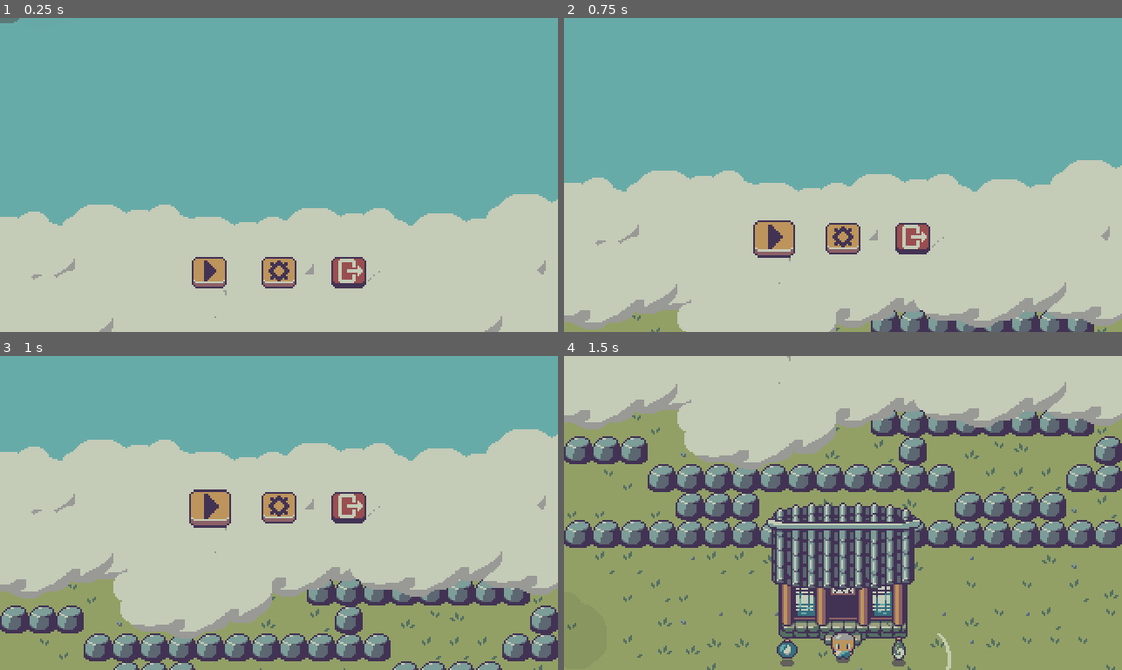
Above: before the commit, frames 1-4 (two rows, left to right).
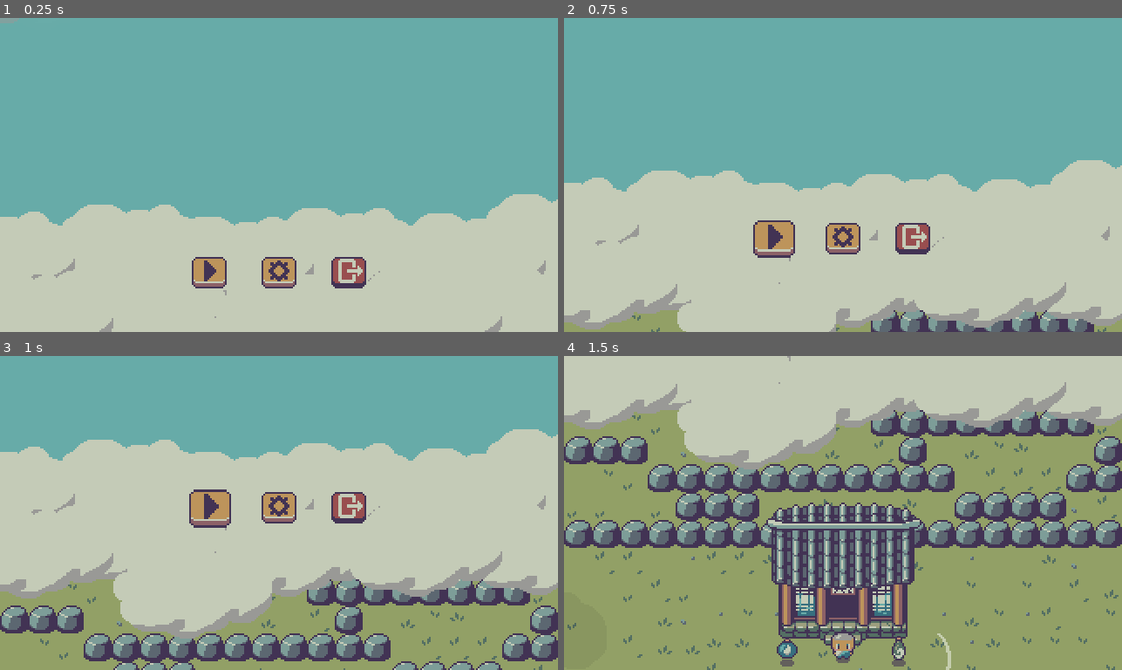
Above: after the commit, the same moments.

Repository: Boyquotes/cloud-keeper
Game: Godot game, scene res://Main.tscn
Same seed, same stepped clock (60 frames per second), same inputs: the game is played once before the commit and once after it.
Inputs (mouse positions are in pixels of both pictures, inside the frame that each line leads up to):
- Up to frame 1 (0.25 s): no input
- Up to frame 2 (0.75 s): click (776, 272) at 0.5 s
- Up to frame 3 (1 s): no input
- Up to frame 4 (1.5 s): move the mouse to (965, 497) at 1.27 s; hold D (move_right) from 1.28 s (still down); click (965, 497) at 1.35 s

The runs differ from the first frame. In frame 1, less than 0.1% of the frame differs, in the area x 0-4%, y 0-2%; in frame 2, nothing differs; in frame 3, nothing differs; in frame 4, nothing differs.

Commit message:
Improved feedback of cloud/wind energy loss

Diff:
--- a/src/scenes/shrine/Shrine.gd
+++ b/src/scenes/shrine/Shrine.gd
@@ -11,7 +11,7 @@
 	if area.is_in_group("enemy"):
 		area.queue_free()
 		StatsManager.take_damage()
-		AudioManager.hurt_sfx.play_sfx()
+		AudioManager.explosion_sfx.play_sfx()
 		animation_player.play("flinch")
 
 func _on_AnimationPlayer2_animation_finished(anim_name: String) -> void:
--- a/src/scenes/world/World.tscn
+++ b/src/scenes/world/World.tscn
@@ -149,7 +149,7 @@
 
 [sub_resource type="Gradient" id=2]
 offsets = PoolRealArray( 0.00645161, 0.490323, 1 )
-colors = PoolColorArray( 0, 0, 0, 0, 1, 1, 1, 1, 1, 1, 1, 0 )
+colors = PoolColorArray( 1, 1, 1, 0, 1, 1, 1, 1, 1, 1, 1, 0 )
 
 [sub_resource type="GradientTexture" id=3]
 gradient = SubResource( 2 )
--- a/src/ui/hud/HUD.gd
+++ b/src/ui/hud/HUD.gd
@@ -12,6 +12,8 @@
 onready var wind_tween: Tween = $"%WindTween"
 onready var shrine: VBoxContainer = $Shrine
 onready var rain_timer: CenterContainer = $"%RainTimer"
+onready var cloud_animation_player: AnimationPlayer = $"%CloudAnimationPlayer"
+onready var wind_animation_player: AnimationPlayer = $"%WindAnimationPlayer"
 
 func _ready() -> void:
 	EventBus.connect("game_start", self, "_on_game_start")
@@ -41,10 +43,14 @@
 
 func _on_cloud_energy_updated(energy, energy_max):
 	cloud_bar.max_value = energy_max
+	if cloud_bar.value > energy:
+		cloud_animation_player.play("flash")
 	cloud_bar.value = energy
 
 func _on_wind_energy_updated(energy, energy_max):
 	wind_bar.max_value = energy_max
+	if wind_bar.value > energy:
+		wind_animation_player.play("flash")
 	wind_bar.value = energy
 
 func _on_game_start():
--- a/src/ui/hud/HUD.tscn
+++ b/src/ui/hud/HUD.tscn
@@ -10,6 +10,62 @@
 
 [sub_resource type="Theme" id=1]
 
+[sub_resource type="Animation" id=19]
+length = 0.001
+tracks/0/type = "value"
+tracks/0/path = NodePath(".:tint_progress")
+tracks/0/interp = 1
+tracks/0/loop_wrap = true
+tracks/0/imported = false
+tracks/0/enabled = true
+tracks/0/keys = {
+"times": PoolRealArray( 0 ),
+"transitions": PoolRealArray( 1 ),
+"update": 0,
+"values": [ Color( 0.333333, 0.439216, 0.392157, 1 ) ]
+}
+tracks/1/type = "value"
+tracks/1/path = NodePath(".:rect_scale")
+tracks/1/interp = 1
+tracks/1/loop_wrap = true
+tracks/1/imported = false
+tracks/1/enabled = true
+tracks/1/keys = {
+"times": PoolRealArray( 0 ),
+"transitions": PoolRealArray( 1 ),
+"update": 0,
+"values": [ Vector2( 1, 1 ) ]
+}
+
+[sub_resource type="Animation" id=18]
+resource_name = "flash"
+length = 0.1
+step = 0.05
+tracks/0/type = "value"
+tracks/0/path = NodePath(".:tint_progress")
+tracks/0/interp = 1
+tracks/0/loop_wrap = true
+tracks/0/imported = false
+tracks/0/enabled = true
+tracks/0/keys = {
+"times": PoolRealArray( 0, 0.05 ),
+"transitions": PoolRealArray( 1, 1 ),
+"update": 1,
+"values": [ Color( 0.772549, 0.8, 0.721569, 1 ), Color( 0.333333, 0.439216, 0.392157, 1 ) ]
+}
+tracks/1/type = "value"
+tracks/1/path = NodePath(".:rect_scale")
+tracks/1/interp = 1
+tracks/1/loop_wrap = true
+tracks/1/imported = false
+tracks/1/enabled = true
+tracks/1/keys = {
+"times": PoolRealArray( 0, 0.05 ),
+"transitions": PoolRealArray( 1, 1 ),
+"update": 0,
+"values": [ Vector2( 2, 1 ), Vector2( 1, 1 ) ]
+}
+
 [sub_resource type="AtlasTexture" id=6]
 atlas = ExtResource( 5 )
 region = Rect2( 32, 0, 16, 16 )
@@ -17,6 +73,62 @@
 [sub_resource type="AtlasTexture" id=8]
 atlas = ExtResource( 5 )
 region = Rect2( 0, 0, 8, 8 )
+
+[sub_resource type="Animation" id=16]
+length = 0.001
+tracks/0/type = "value"
+tracks/0/path = NodePath("ControlLayout/CloudMeter/CenterContainer/CloudBar:tint_progress")
+tracks/0/interp = 1
+tracks/0/loop_wrap = true
+tracks/0/imported = false
+tracks/0/enabled = true
+tracks/0/keys = {
+"times": PoolRealArray( 0 ),
+"transitions": PoolRealArray( 1 ),
+"update": 0,
+"values": [ Color( 0.219608, 0.439216, 0.501961, 1 ) ]
+}
+tracks/1/type = "value"
+tracks/1/path = NodePath("ControlLayout/CloudMeter/CenterContainer/CloudBar:rect_scale")
+tracks/1/interp = 1
+tracks/1/loop_wrap = true
+tracks/1/imported = false
+tracks/1/enabled = true
+tracks/1/keys = {
+"times": PoolRealArray( 0 ),
+"transitions": PoolRealArray( 1 ),
+"update": 0,
+"values": [ Vector2( 1, 1 ) ]
+}
+
+[sub_resource type="Animation" id=17]
+resource_name = "flash"
+length = 0.1
+step = 0.05
+tracks/0/type = "value"
+tracks/0/path = NodePath("ControlLayout/CloudMeter/CenterContainer/CloudBar:tint_progress")
+tracks/0/interp = 1
+tracks/0/loop_wrap = true
+tracks/0/imported = false
+tracks/0/enabled = true
+tracks/0/keys = {
+"times": PoolRealArray( 0, 0.05 ),
+"transitions": PoolRealArray( 1, 1 ),
+"update": 1,
+"values": [ Color( 0.772549, 0.8, 0.721569, 1 ), Color( 0.219608, 0.439216, 0.501961, 1 ) ]
+}
+tracks/1/type = "value"
+tracks/1/path = NodePath("ControlLayout/CloudMeter/CenterContainer/CloudBar:rect_scale")
+tracks/1/interp = 1
+tracks/1/loop_wrap = true
+tracks/1/imported = false
+tracks/1/enabled = true
+tracks/1/keys = {
+"times": PoolRealArray( 0, 0.05 ),
+"transitions": PoolRealArray( 1, 1 ),
+"update": 0,
+"values": [ Vector2( 2, 1 ), Vector2( 1, 1 ) ]
+}
 
 [sub_resource type="AtlasTexture" id=5]
 atlas = ExtResource( 5 )
@@ -79,19 +191,20 @@
 margin_right = 16.0
 margin_bottom = 172.0
 mouse_filter = 2
+custom_constants/separation = 0
 alignment = 2
 
 [node name="Control" type="Control" parent="ControlLayout/WindMeter"]
-margin_top = 84.0
-margin_right = 16.0
-margin_bottom = 84.0
+margin_top = 92.0
+margin_right = 16.0
+margin_bottom = 92.0
 mouse_filter = 2
 size_flags_horizontal = 3
 
 [node name="CenterContainer" type="CenterContainer" parent="ControlLayout/WindMeter"]
-margin_top = 88.0
-margin_right = 16.0
-margin_bottom = 152.0
+margin_top = 92.0
+margin_right = 16.0
+margin_bottom = 156.0
 mouse_filter = 2
 
 [node name="WindBar" type="TextureProgress" parent="ControlLayout/WindMeter/CenterContainer"]
@@ -100,6 +213,7 @@
 margin_right = 10.0
 margin_bottom = 64.0
 rect_min_size = Vector2( 4, 64 )
+rect_pivot_offset = Vector2( 2, 32 )
 mouse_filter = 2
 theme = SubResource( 1 )
 step = 0.01
@@ -109,6 +223,11 @@
 tint_progress = Color( 0.333333, 0.439216, 0.392157, 1 )
 nine_patch_stretch = true
 
+[node name="WindAnimationPlayer" type="AnimationPlayer" parent="ControlLayout/WindMeter/CenterContainer/WindBar"]
+unique_name_in_owner = true
+anims/RESET = SubResource( 19 )
+anims/flash = SubResource( 18 )
+
 [node name="WindIcon" type="TextureRect" parent="ControlLayout/WindMeter"]
 unique_name_in_owner = true
 margin_top = 156.0
@@ -135,19 +254,20 @@
 margin_right = 36.0
 margin_bottom = 172.0
 mouse_filter = 2
+custom_constants/separation = 0
 alignment = 2
 
 [node name="Control" type="Control" parent="ControlLayout/CloudMeter"]
-margin_top = 84.0
-margin_right = 16.0
-margin_bottom = 84.0
+margin_top = 92.0
+margin_right = 16.0
+margin_bottom = 92.0
 mouse_filter = 2
 size_flags_horizontal = 3
 
 [node name="CenterContainer" type="CenterContainer" parent="ControlLayout/CloudMeter"]
-margin_top = 88.0
-margin_right = 16.0
-margin_bottom = 152.0
+margin_top = 92.0
+margin_right = 16.0
+margin_bottom = 156.0
 mouse_filter = 2
 
 [node name="CloudBar" type="TextureProgress" parent="ControlLayout/CloudMeter/CenterContainer"]
@@ -156,6 +276,7 @@
 margin_right = 10.0
 margin_bottom = 64.0
 rect_min_size = Vector2( 4, 64 )
+rect_pivot_offset = Vector2( 2, 32 )
 mouse_filter = 2
 theme = SubResource( 1 )
 step = 0.01
@@ -165,6 +286,12 @@
 tint_progress = Color( 0.219608, 0.439216, 0.501961, 1 )
 nine_patch_stretch = true
 
+[node name="CloudAnimationPlayer" type="AnimationPlayer" parent="ControlLayout/CloudMeter/CenterContainer/CloudBar"]
+unique_name_in_owner = true
+root_node = NodePath("../../../../..")
+anims/RESET = SubResource( 16 )
+anims/flash = SubResource( 17 )
+
 [node name="CloudIcon" type="TextureRect" parent="ControlLayout/CloudMeter"]
 unique_name_in_owner = true
 margin_top = 156.0
Not shown: 1 places in src/ui/hud/HUD.tscn that only renumber resources
